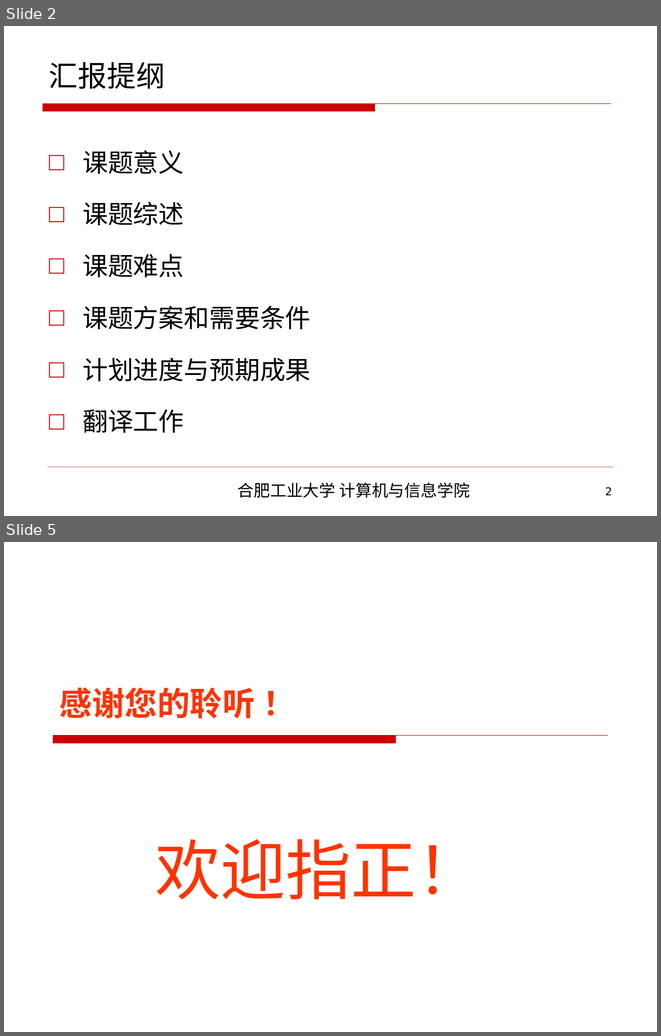
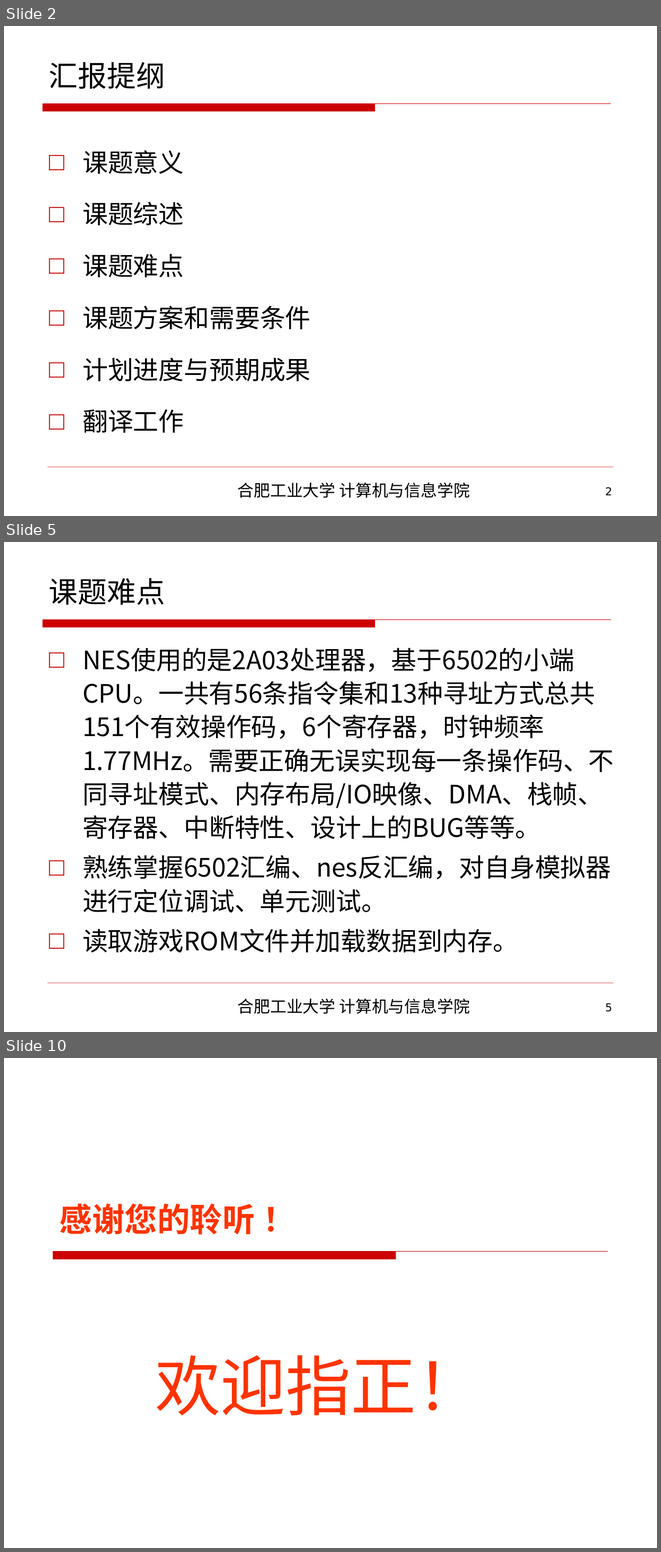
Before and after one commit to netcan/FCEmulator, a slide deck: notes/本科毕业设计开题汇报.ppt. Shown one above the other, each under a label of ours: slides 2 and 5 before the commit, slides 2, 5 and 10 after it; the slides between them are not shown. The pictures are 661x1036 and 661x1552 pixels, drawn with LibreOffice and Linux fonts; fonts in the diff are those of the drawing; background and template pictures are left out. Boxes give left, top, right and bottom in pixels: in the first picture for what was removed or moved away, otherwise in the second. Text is boxed around its words. In the diff, an @@ line names an element or a change of style, - is before the commit and + after.

```diff
--- a/notes/本科毕业设计开题汇报.ppt
+++ b/notes/本科毕业设计开题汇报.ppt
@@ slide 5 added at (x1=4, y1=542, x2=657, y2=1032), background picture (left out); not listed: 4 template elements that a slide beside it also shows @@
@@ title added at (x1=49, y1=578, x2=165, y2=605), 32 pt, text #000000 @@
+课题难点
@@ text added at (x1=82, y1=647, x2=614, y2=952), 28 pt, text #000000 @@
+□ NES使用的是2A03处理器，基于6502的小端CPU。一共有56条指令集和13种寻址方式总共151个有效操作码，6个寄存器，时钟频率1.77MHz。需要正确无误实现每一条操作码、不同寻址模式、内存布局/IO映像、DMA、栈帧、寄存器、中断特性、设计上的BUG等等。
+□ 熟练掌握6502汇编、nes反汇编，对自身模拟器进行定位调试、单元测试。
+□ 读取游戏ROM文件并加载数据到内存。
@@ what was slide 5 is now slide 10 @@
```
Also in this commit, not shown: 3 slides changed, 4 other slides added.
